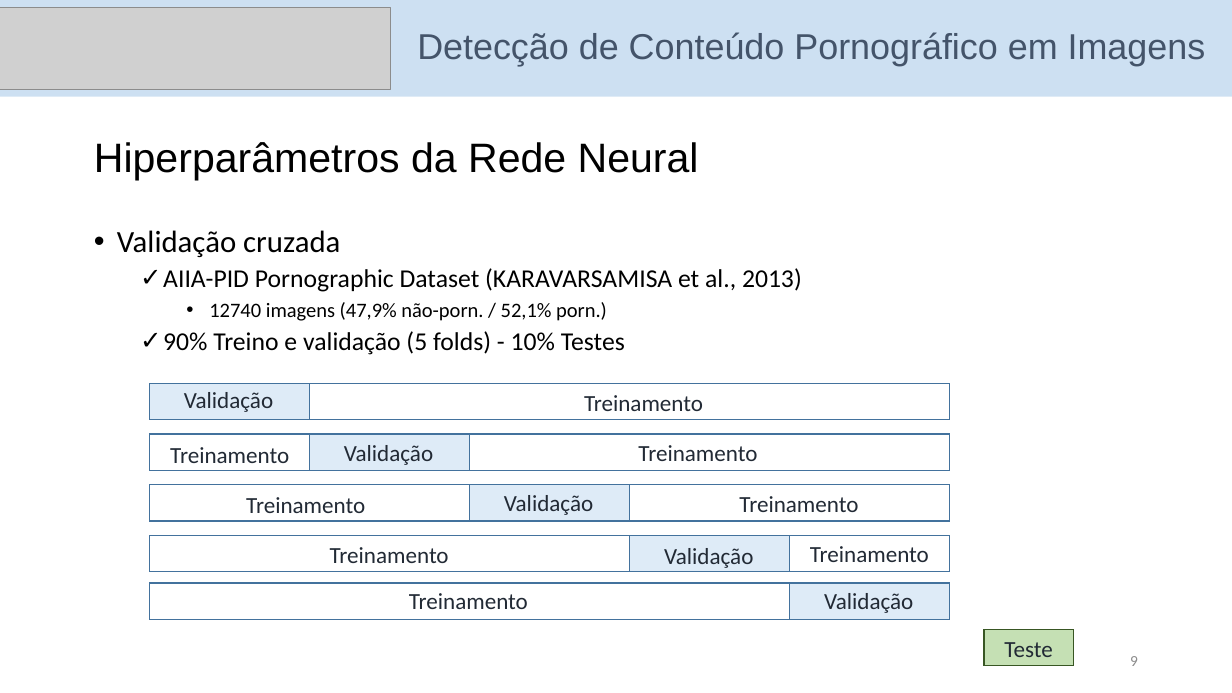
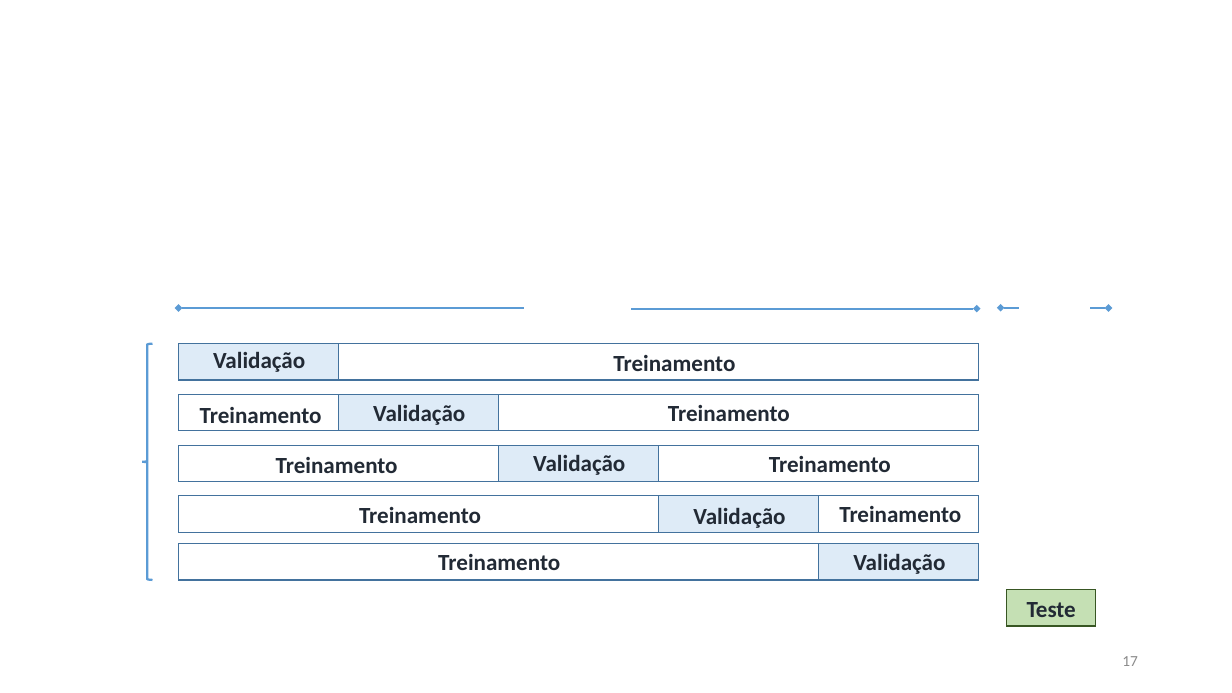
Before and after one commit to danilocoura/Aprendizagem-de-Maquina, a slide deck: slide 17 of Projeto/apresentacao Aprendizagem de Maquina.pptx (slide 9 before the commit). Drawn at 1232x693 pixels with LibreOffice and Linux fonts; fonts in the diff are those of the drawing; grey boxes stand for pictures; background and template pictures are left out. Boxes give left, top, right and bottom in pixels: in the first picture for what was removed or moved away, otherwise in the second. Text is boxed around its words. In the diff, an @@ line names an element or a change of style, - is before the commit and + after.

```diff
--- a/Projeto/apresentacao Aprendizagem de Maquina.pptx
+++ b/Projeto/apresentacao Aprendizagem de Maquina.pptx
@@ rectangle removed at (x1=0, y1=0, x2=1232, y2=97) @@
@@ picture removed at (x1=0, y1=7, x2=391, y2=90) @@
@@ text added at (x1=383, y1=52, x2=845, y2=117), 36 pt, text #FFFFFF, bold @@
+VALIDAÇÃO CRUZADA
@@ title removed at (x1=417, y1=32, x2=1206, y2=66) @@
-Detecção de Conteúdo Pornográfico em Imagens
@@ text removed at (x1=94, y1=142, x2=699, y2=180) @@
-Hiperparâmetros da Rede Neural
@@ text removed at (x1=117, y1=230, x2=802, y2=355) @@
-• Validação cruzada
-  ✓ AIIA-PID Pornographic Dataset (KARAVARSAMISA et al., 2013)
-    • 12740 imagens (47,9% não-porn. / 52,1% porn.)
-  ✓ 90% Treino e validação (5 folds) - 10% Testes
@@ text added at (x1=525, y1=286, x2=632, y2=332), 24 pt, text #FFFFFF, bold @@
+90%
@@ text added at (x1=1004, y1=285, x2=1111, y2=331), 24 pt, text #FFFFFF, bold @@
+10%
@@ arrow added from (524, 308) to (178, 308), #5B9BD5 1.75 pt @@
@@ arrow added from (631, 309) to (977, 309), #5B9BD5 1.75 pt @@
@@ arrow added from (1019, 308) to (1001, 308), #5B9BD5 1.75 pt @@
@@ arrow added from (1091, 308) to (1109, 308), #5B9BD5 1.75 pt @@
@@ left brace added at (x1=142, y1=344, x2=152, y2=580), outline #5B9BD5 1.75 pt @@
@@ rectangle added at (x1=178, y1=344, x2=979, y2=380), fill #FFFFFF, outline #43739E 1 pt @@
@@ text added at (x1=0, y1=442, x2=142, y2=488), 24 pt, text #FFFFFF, bold @@
+5 Folds
@@ fill none to #FFFFFF in 4 elements at (x1=178, y1=543, x2=979, y2=579), (x1=178, y1=395, x2=979, y2=431), (x1=178, y1=496, x2=979, y2=532), (x1=178, y1=445, x2=979, y2=482) @@
@@ 3 rectangles moved together from (x1=150, y1=384, x2=950, y2=521) to (x1=178, y1=395, x2=979, y2=532) @@
@@ 13 texts, 5 rectangles moved together from (x1=150, y1=384, x2=949, y2=619) to (x1=178, y1=344, x2=979, y2=579) @@
@@ rectangle moved from (x1=150, y1=536, x2=950, y2=572) to (x1=178, y1=543, x2=979, y2=579) @@
@@ bold on in 14 elements at (x1=1027, y1=602, x2=1076, y2=617), (x1=839, y1=506, x2=961, y2=522), (x1=359, y1=507, x2=481, y2=523), (x1=200, y1=407, x2=322, y2=423), (x1=276, y1=457, x2=398, y2=473), (x1=438, y1=554, x2=560, y2=570), (x1=769, y1=456, x2=891, y2=472), (x1=613, y1=355, x2=735, y2=371), (x1=668, y1=405, x2=790, y2=421), (x1=533, y1=455, x2=625, y2=475), (x1=213, y1=352, x2=305, y2=372), (x1=373, y1=405, x2=465, y2=425), (x1=693, y1=508, x2=785, y2=528), (x1=853, y1=554, x2=945, y2=574) @@
@@ rectangle removed at (x1=150, y1=583, x2=950, y2=619) @@
@@ rectangle moved from (x1=984, y1=629, x2=1073, y2=665) to (x1=1006, y1=590, x2=1095, y2=626) @@
@@ text "Teste" moved from (x1=1004, y1=642, x2=1052, y2=657) to (x1=1027, y1=602, x2=1076, y2=617) @@
@@ page number at (x1=1122, y1=656, x2=1138, y2=666): text changed @@
-9
+17
```
Also in this commit, not shown: 7 other slides changed, 22 slides added, 6 slides removed, 4 other files.
